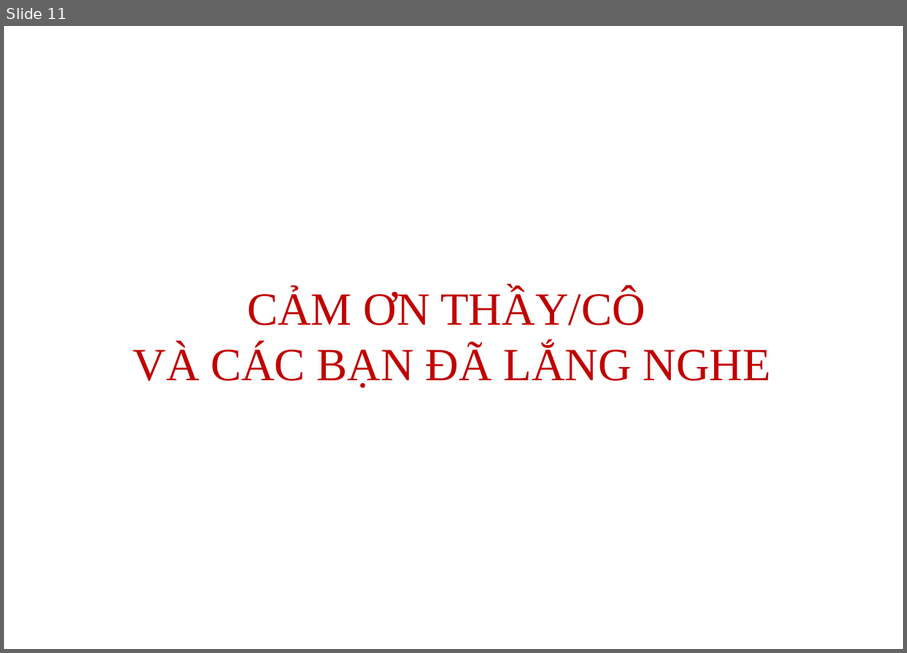
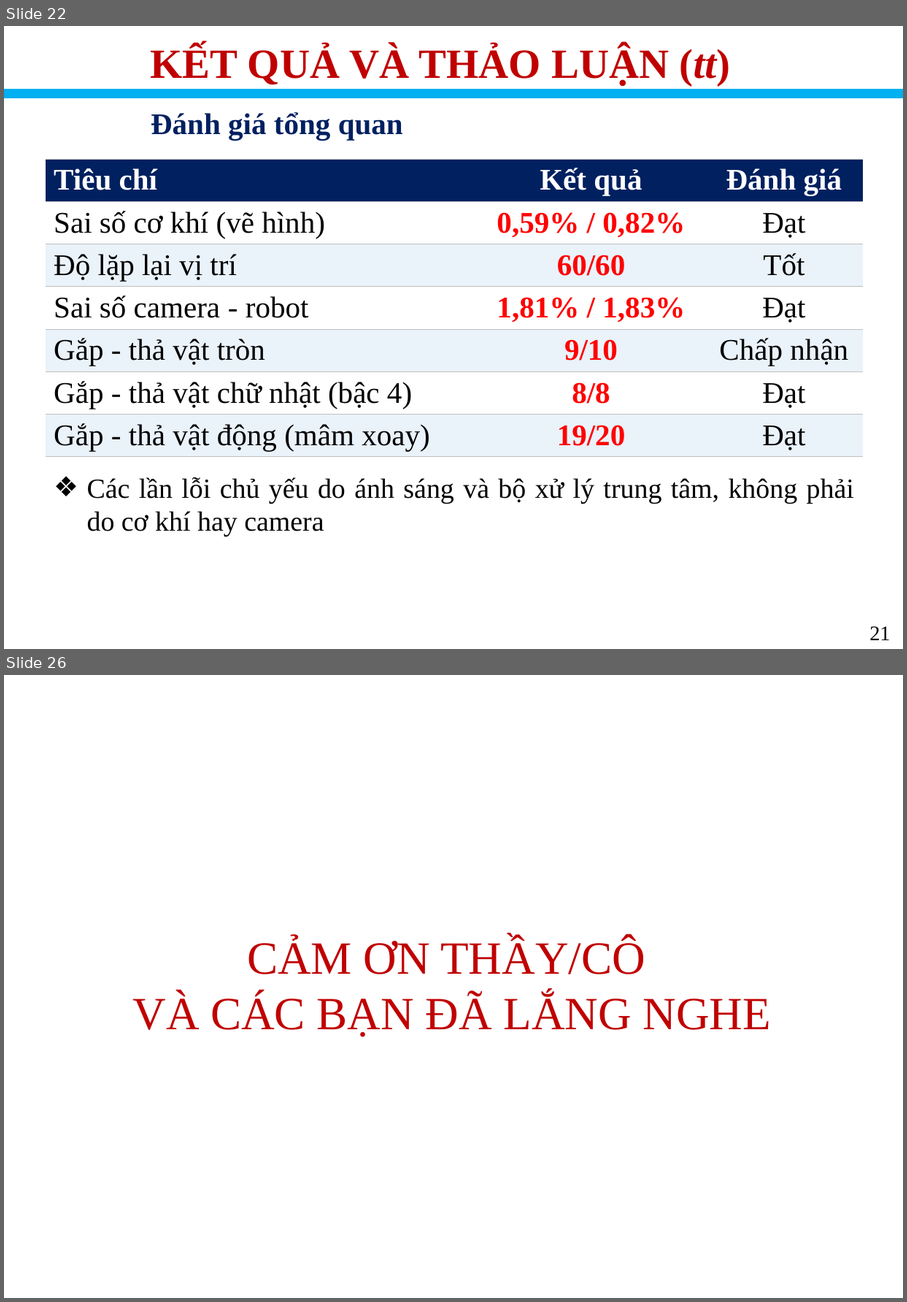
Before and after one commit to ruibi2204/Do_an_Delta.Robot_Dang_Rui_Bi, a slide deck: Thuyết minh _ Trình bày/Trình bày.pptx. Shown one above the other, each under a label of ours: slide 11 before the commit, slides 22 and 26 after it; the slides between them are not shown. The pictures are 907x653 and 907x1302 pixels, drawn with LibreOffice and Linux fonts; fonts in the diff are those of the drawing; background and template pictures are left out. Boxes give left, top, right and bottom in pixels: in the first picture for what was removed or moved away, otherwise in the second. Text is boxed around its words. In the diff, an @@ line names an element or a change of style, - is before the commit and + after.

Commit message:
Update robot configs, vision modules, CSV window, build scripts, design files, and thesis documents

```diff
--- a/Thuyết minh _ Trình bày/Trình bày.pptx
+++ b/Thuyết minh _ Trình bày/Trình bày.pptx
@@ slide 22 added at (4,26,903,649), background #FFFFFF @@
@@ text added at (151,46,730,86), 36 pt, text #C00000, bold @@
+KẾT QUẢ VÀ THẢO LUẬN (tt)
@@ line added from (4, 93) to (903, 93), #00B0F0 8 pt @@
@@ text added at (151,112,403,140), 26 pt, text #002060, bold @@
+Đánh giá tổng quan
@@ table added at (46,159,863,456), 7 rows, 3 columns @@
+Tiêu chí | Kết quả | Đánh giá
+Sai số cơ khí (vẽ hình) | 0,59% / 0,82% | Đạt
+Độ lặp lại vị trí | 60/60 | Tốt
+Sai số camera - robot | 1,81% / 1,83% | Đạt
+Gắp - thả vật tròn | 9/10 | Chấp nhận
+Gắp - thả vật chữ nhật (bậc 4) | 8/8 | Đạt
+Gắp - thả vật động (mâm xoay) | 19/20 | Đạt
@@ text added at (87,477,854,536), 24 pt, text #000000 @@
+❖ Các lần lỗi chủ yếu do ánh sáng và bộ xử lý trung tâm, không phải do cơ khí hay camera
@@ text added at (870,626,890,640), 18 pt, text #000000 @@
+21
@@ what was slide 11 is now slide 26 @@
```
Also in this commit, not shown: 2 slides changed, 22 other slides added, 10 slides removed, 13 other files.
